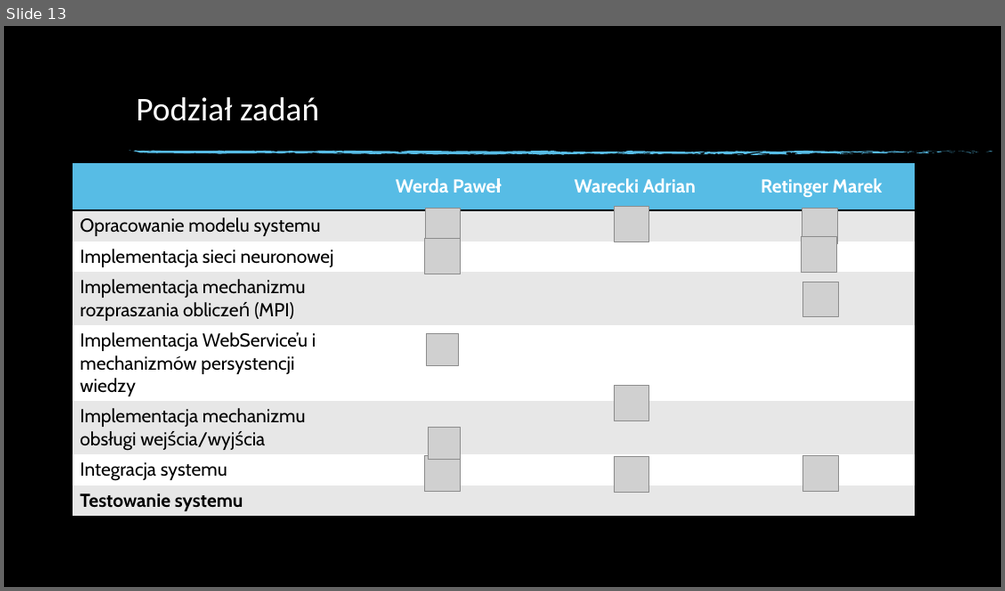
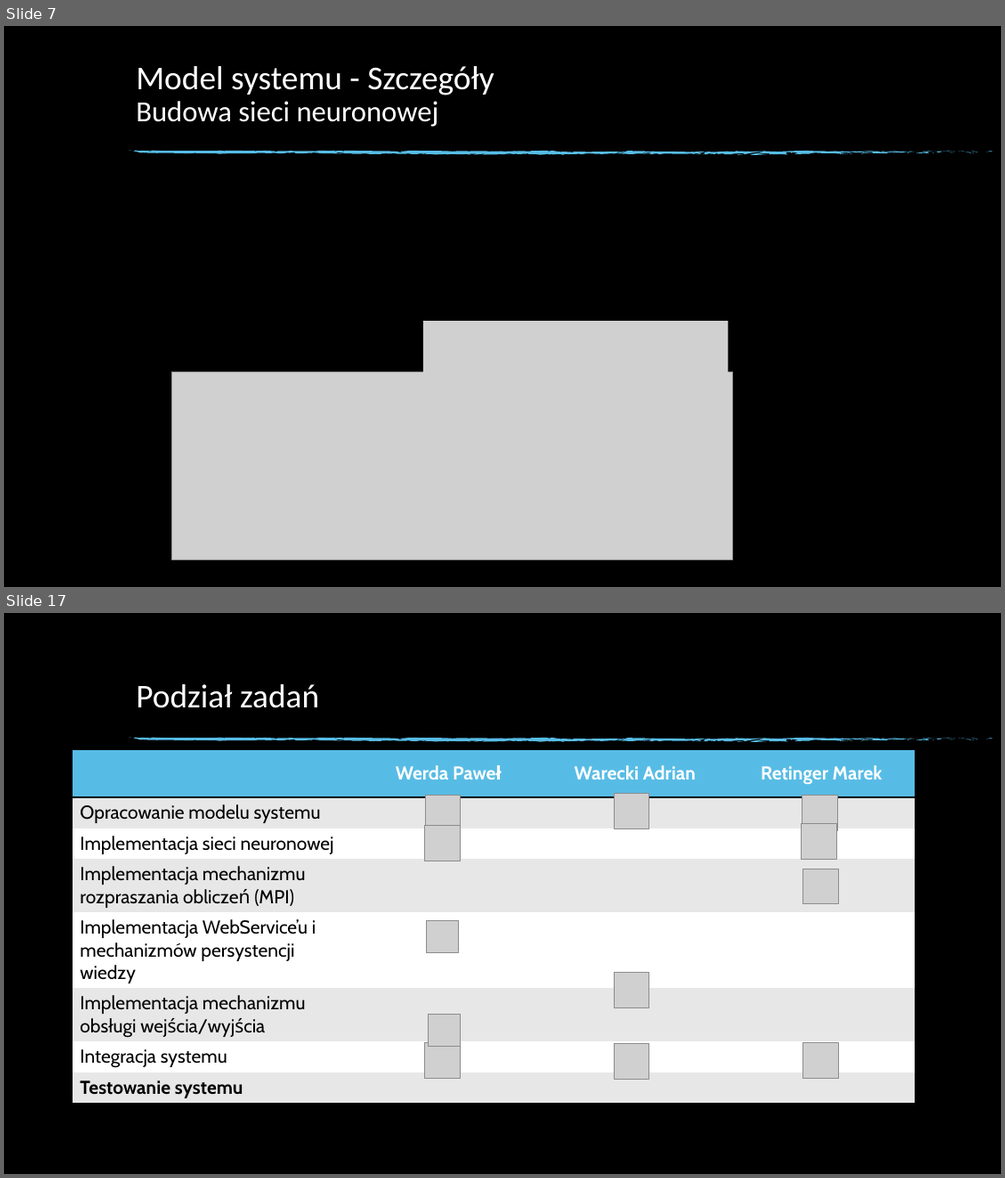
Before and after one commit to primu/BSEProjekt, a slide deck: presentation/PR_1_1.pptx. Shown one above the other, each under a label of ours: slide 13 before the commit, slides 7 and 17 after it; the slides between them are not shown. The pictures are 1005x591 and 1005x1178 pixels, drawn with LibreOffice and Linux fonts; fonts in the diff are those of the drawing; grey boxes stand for pictures; background and template pictures are left out. Boxes give left, top, right and bottom in pixels: in the first picture for what was removed or moved away, otherwise in the second. Text is boxed around its words. In the diff, an @@ line names an element or a change of style, - is before the commit and + after.

```diff
--- a/presentation/PR_1_1.pptx
+++ b/presentation/PR_1_1.pptx
@@ slide 7 added at (4,26,1001,587), background picture (left out); not listed: 74 template elements that a slide beside it also shows @@
@@ title added at (136,66,494,127), 32 pt, text #FFFFFF @@
+Model systemu - Szczegóły
+Budowa sieci neuronowej
@@ picture added at (423,321,728,373) @@
@@ picture added at (171,372,732,560) @@
@@ what was slide 13 is now slide 17 @@
```
Also in this commit, not shown: 5 slides changed, 10 other slides added, 7 slides removed.
